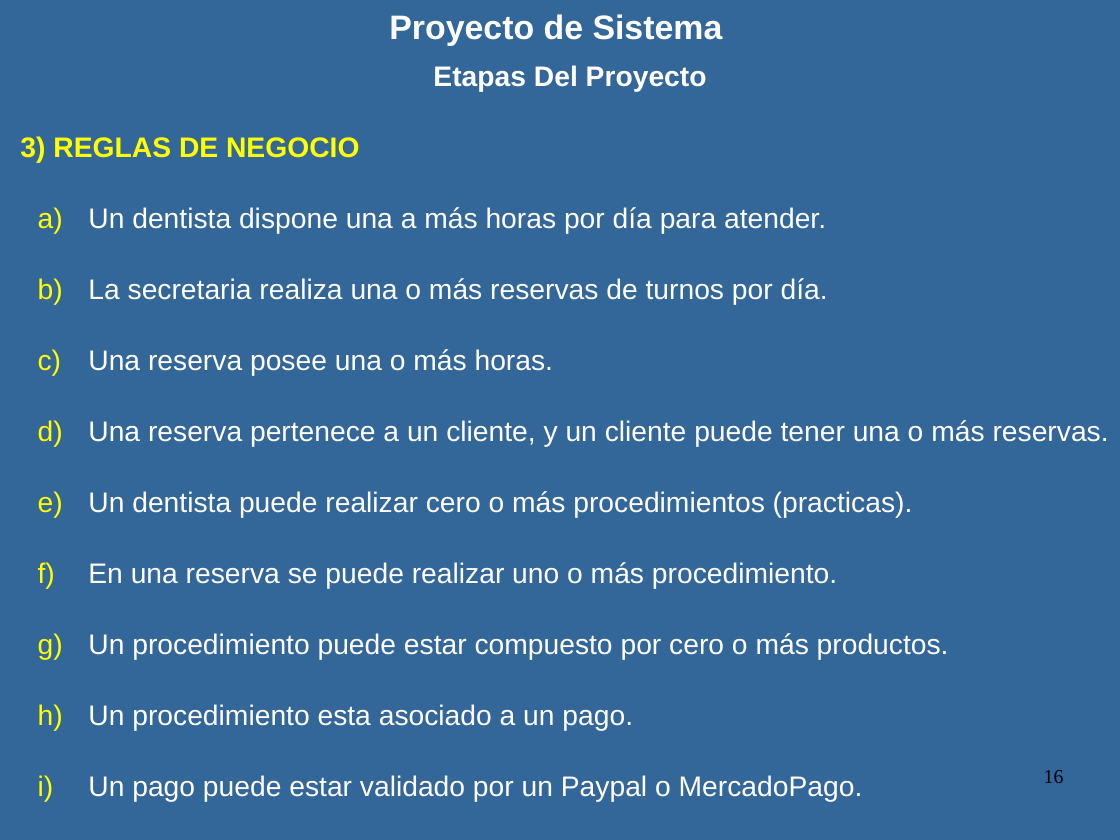
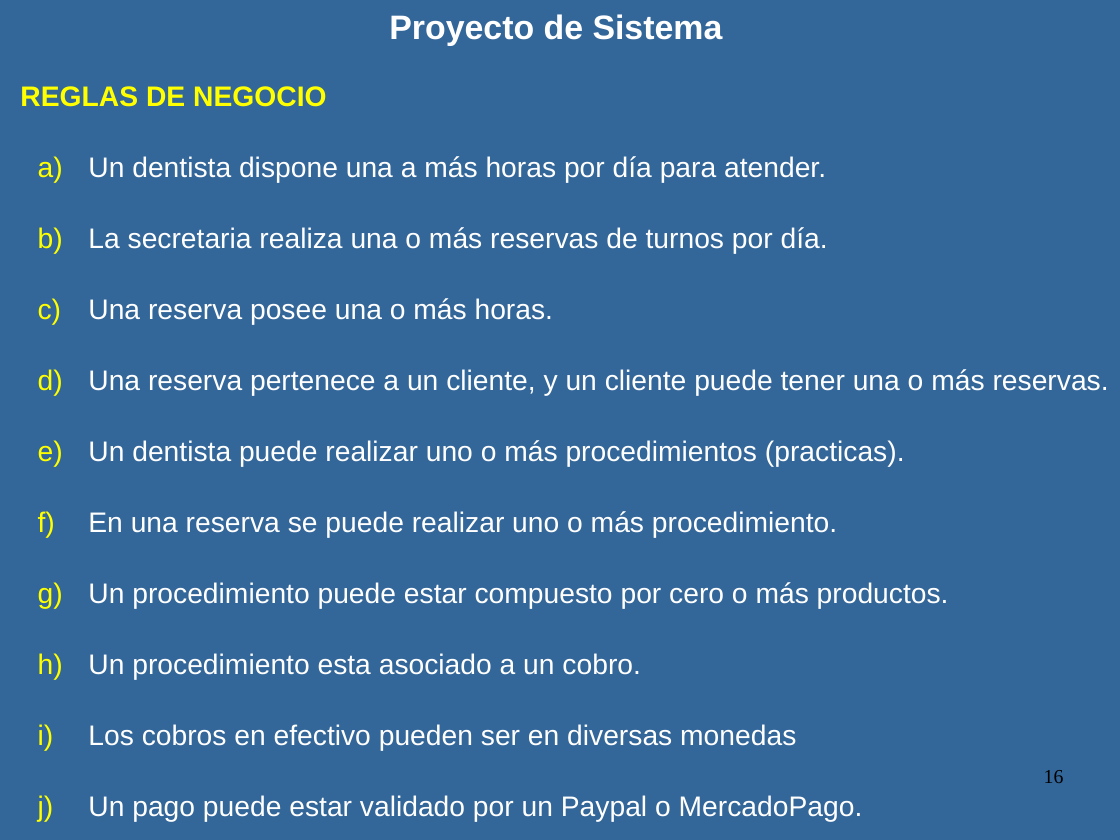
Before and after one commit to luismagarinos/Material-de-estudio-2023---MOO, a slide deck: slide 16 of Proyecto de Sistema 2023.ppt. Drawn at 1120x840 pixels with LibreOffice and Linux fonts; fonts in the diff are those of the drawing. Boxes give left, top, right and bottom in pixels: in the first picture for what was removed or moved away, otherwise in the second. Text is boxed around its words. In the diff, an @@ line names an element or a change of style, - is before the commit and + after.

```diff
--- a/Proyecto de Sistema 2023.ppt
+++ b/Proyecto de Sistema 2023.ppt
@@ text "REGLAS DE NEGOCIO": place and size @@
-text "REGLAS DE NEGOCIO" at box(20, 65, 1109, 802)
+text "REGLAS DE NEGOCIO" at box(20, 86, 1109, 822)
@@ text at box(20, 86, 326, 107): text changed; text colour #FFFFFF to #FFFF00 @@
-      Etapas Del Proyecto
-      3) REGLAS DE NEGOCIO
+      REGLAS DE NEGOCIO
@@ text at box(88, 440, 905, 467): text changed @@
-        e) Un dentista puede realizar cero o más procedimientos (practicas).
+        e) Un dentista puede realizar uno o más procedimientos (practicas).
@@ text at box(88, 653, 796, 751): text changed @@
-        h) Un procedimiento esta asociado a un pago.
+        h) Un procedimiento esta asociado a un cobro.
+        i) Los cobros en efectivo pueden ser en diversas monedas
```
Also in this commit, not shown: 9 other slides changed, 2 other files.
